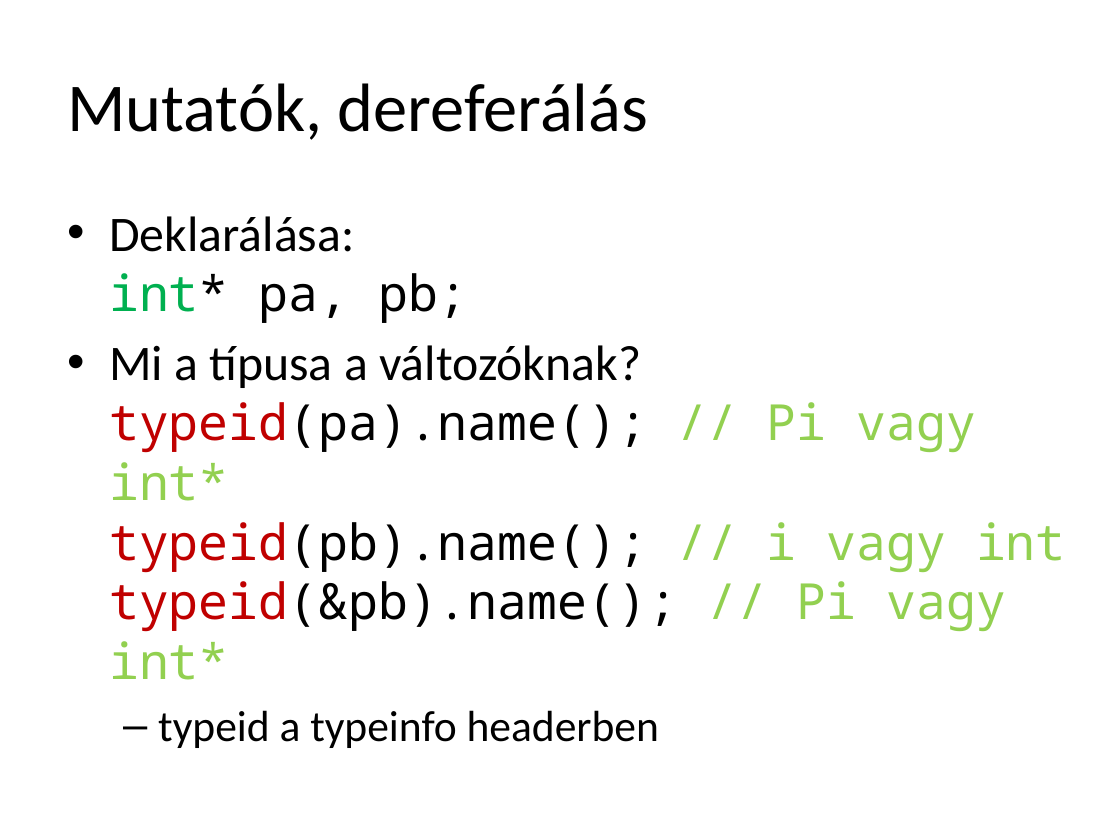
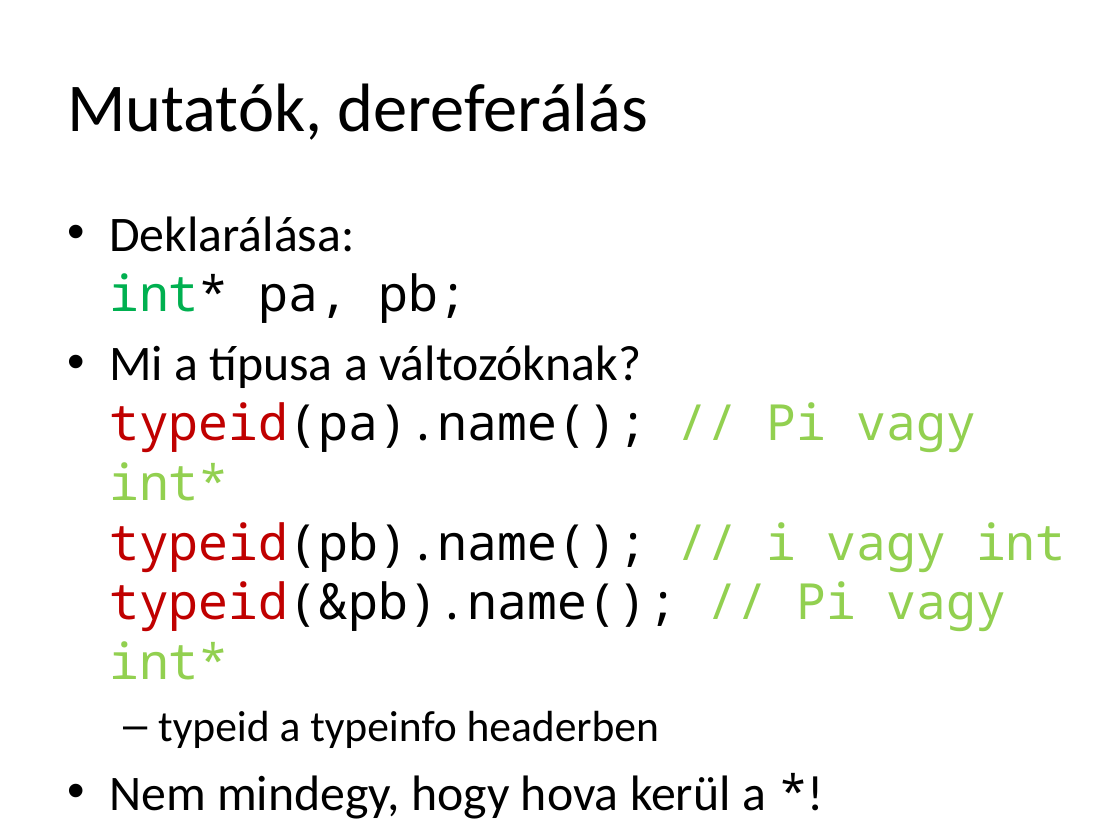
Before and after one commit to torokmark/cppgyak_jegyzet, a slide deck: slide 77 of programozasi_nyelvek_cpp_gyak02.pptx (slide 66 before the commit). Drawn at 1120x840 pixels with LibreOffice and Linux fonts; fonts in the diff are those of the drawing. Boxes give left, top, right and bottom in pixels: in the first picture for what was removed or moved away, otherwise in the second. Text is boxed around its words. In the diff, an @@ line names an element or a change of style, - is before the commit and + after.

Commit message:
Fixed: typos, extended

```diff
--- a/programozasi_nyelvek_cpp_gyak02.pptx
+++ b/programozasi_nyelvek_cpp_gyak02.pptx
@@ text at (109,775,766,819): paragraph added @@
+• Nem mindegy, hogy hova kerül a *!
```
Also in this commit, not shown: 18 other slides changed, 11 slides added.
